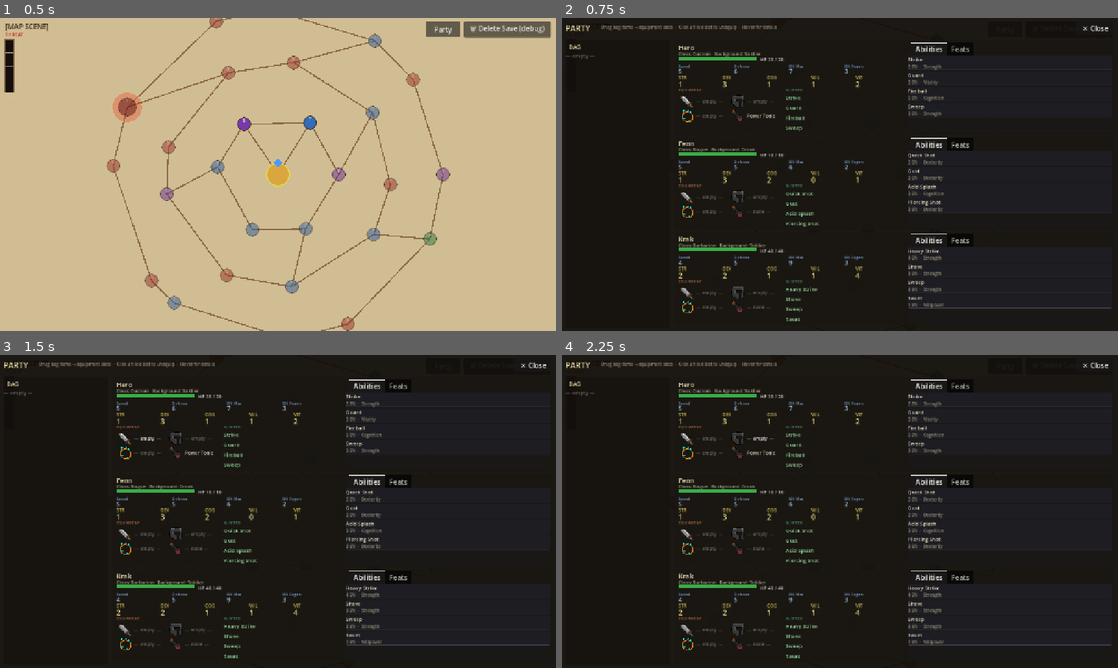
Above: before the commit, frames 1-4 (two rows, left to right).
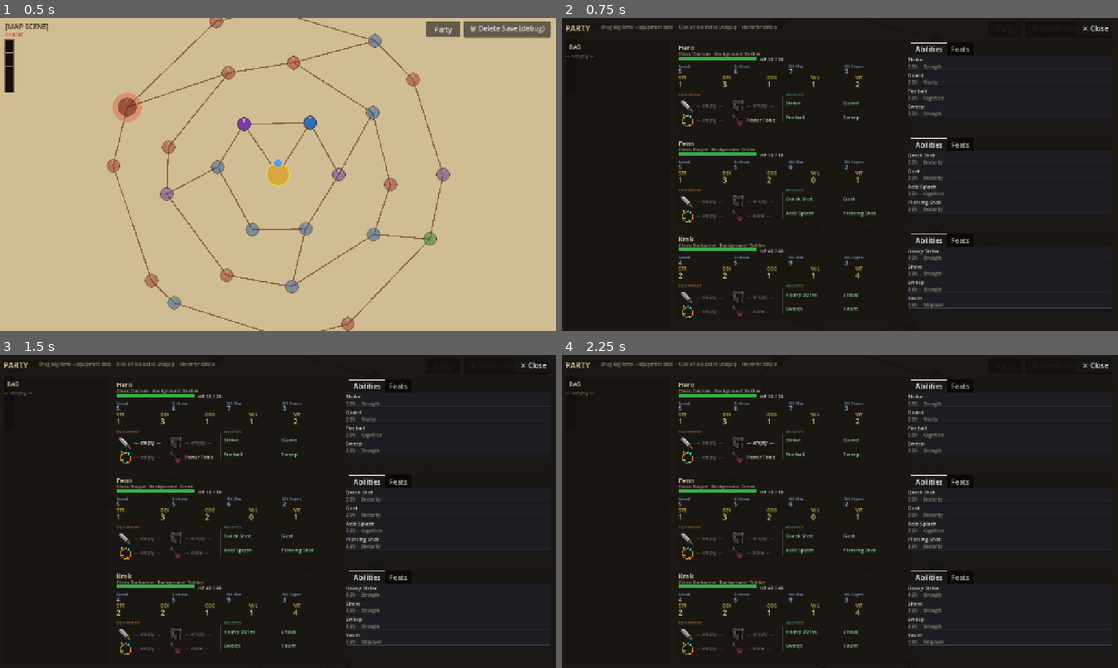
Above: after the commit, the same moments.

Repository: caleb-the-dev/RogueFinder
Game: Godot game, scene res://main.tscn
Two runs of this game, one before a commit and one after it. Both use one fixed random seed, a clock stepped at 60 frames per second and the inputs below.
Inputs:
- Up to frame 1 (0.5 s): no input
- Up to frame 2 (0.75 s): click "Party" at 0.5 s
- Up to frame 3 (1.5 s): click "— empty —" at 1.25 s
- Up to frame 4 (2.25 s): click "— empty —" at 2 s

Frame 1 is identical in both runs. In frame 2, 2.0% of the frame differs, in the area x 21-57%, y 22-97%; in frame 3, 2.0%; in frame 4, 2.0%.

Commit message:
feat(ui): party sheet — slide equip/abilities down, 2x2 ability grid, quadrant separators
- Extra 10px gap before equipment+abilities section for breathing room
- Rename SLOTTED header to ABILITIES
- 4 slotted abilities now in 2x2 grid mirroring equipment layout
- Thin 50%-alpha separator lines between the 4 quadrants (vertical + horizontal)

Co-Authored-By: Claude Sonnet 4.6 <noreply@anthropic.com>

Diff:
--- a/rogue-finder/scripts/party/PartySheet.gd
+++ b/rogue-finder/scripts/party/PartySheet.gd
@@ -387,7 +387,7 @@
 		val.tooltip_text = ad[2]
 		val.mouse_filter = Control.MOUSE_FILTER_PASS
 		parent.add_child(val)
-	y += 30.0
+	y += 40.0
 
 	# --- RED Equipment + GREEN Slotted Abilities side by side ---
 	var equip_w: float  = inner_w * 0.46   ## ~234 px for equipment
@@ -404,7 +404,7 @@
 	parent.add_child(eq_hdr)
 
 	var ab_hdr := Label.new()
-	ab_hdr.text = "SLOTTED"
+	ab_hdr.text = "ABILITIES"
 	ab_hdr.position = Vector2(abil_x, y)
 	ab_hdr.add_theme_font_size_override("font_size", 9)
 	ab_hdr.add_theme_color_override("font_color", Color(0.32, 0.60, 0.38))
@@ -423,6 +423,21 @@
 	var row2_gap: float = 7.0   ## extra gap before second equipment row
 	var eq_row_y: Array = [0.0, 0.0, row_h + row2_gap, row_h + row2_gap]
 	var eq_col_x: Array = [0.0, cell_w, 0.0, cell_w]
+
+	# Thin quadrant separators (50% alpha) — vertical between equip/abilities, horizontal between rows
+	var sep_color: Color = Color(0.55, 0.52, 0.44, 0.50)
+	var vsep := ColorRect.new()
+	vsep.color = sep_color
+	vsep.position = Vector2(x + equip_w + section_gap * 0.5 - 0.5, y)
+	vsep.size = Vector2(1.0, row_h + row2_gap + row_h)
+	vsep.mouse_filter = Control.MOUSE_FILTER_IGNORE
+	parent.add_child(vsep)
+	var hsep := ColorRect.new()
+	hsep.color = sep_color
+	hsep.position = Vector2(x, y + row_h + row2_gap * 0.5 - 0.5)
+	hsep.size = Vector2(inner_w, 1.0)
+	hsep.mouse_filter = Control.MOUSE_FILTER_IGNORE
+	parent.add_child(hsep)
 
 	for i in range(slot_defs.size()):
 		var sd: Array         = slot_defs[i]
@@ -492,17 +507,25 @@
 
 		parent.add_child(slot_btn)
 
-	# Slotted abilities (GREEN) — 4 named slots beside the equipment grid
-	var ab_slot_h: float  = 20.0
-	var ab_slot_gap: float = 3.0
+	# Slotted abilities (GREEN) — 4 named slots in a 2×2 grid beside equipment
+	var ab_cell_w: float = abil_w * 0.5 - 1.0
+	# index → [col_x_offset, row_y_offset]  (mirrors the equipment 2×2 layout)
+	var ab_offsets: Array = [
+		[0.0,          0.0],
+		[ab_cell_w + 2.0, 0.0],
+		[0.0,          row_h + row2_gap],
+		[ab_cell_w + 2.0, row_h + row2_gap],
+	]
 	for j in range(member.abilities.size()):
 		var ability_id: String = member.abilities[j]
-		var aby: float = y + float(j) * (ab_slot_h + ab_slot_gap)
+		var off: Array = ab_offsets[j]
+		var abx: float = abil_x + off[0]
+		var aby: float = y + off[1]
 
 		if ability_id == "":
 			var empty_lbl := Label.new()
 			empty_lbl.text = "— empty —"
-			empty_lbl.position = Vector2(abil_x, aby + 3.0)
+			empty_lbl.position = Vector2(abx, aby + 5.0)
 			empty_lbl.add_theme_font_size_override("font_size", 11)
 			empty_lbl.add_theme_color_override("font_color", Color(0.35, 0.40, 0.35))
 			parent.add_child(empty_lbl)
@@ -513,8 +536,9 @@
 			]
 			var ab_lbl := Label.new()
 			ab_lbl.text = ab.ability_name
-			ab_lbl.position = Vector2(abil_x, aby + 3.0)
-			ab_lbl.custom_minimum_size = Vector2(abil_w, 0.0)
+			ab_lbl.position = Vector2(abx, aby + 5.0)
+			ab_lbl.custom_minimum_size = Vector2(ab_cell_w, 0.0)
+			ab_lbl.clip_contents = true
 			ab_lbl.add_theme_font_size_override("font_size", 12)
 			ab_lbl.add_theme_color_override("font_color",
 				Color(0.42, 0.50, 0.42) if is_dead else Color(0.58, 0.85, 0.62))
